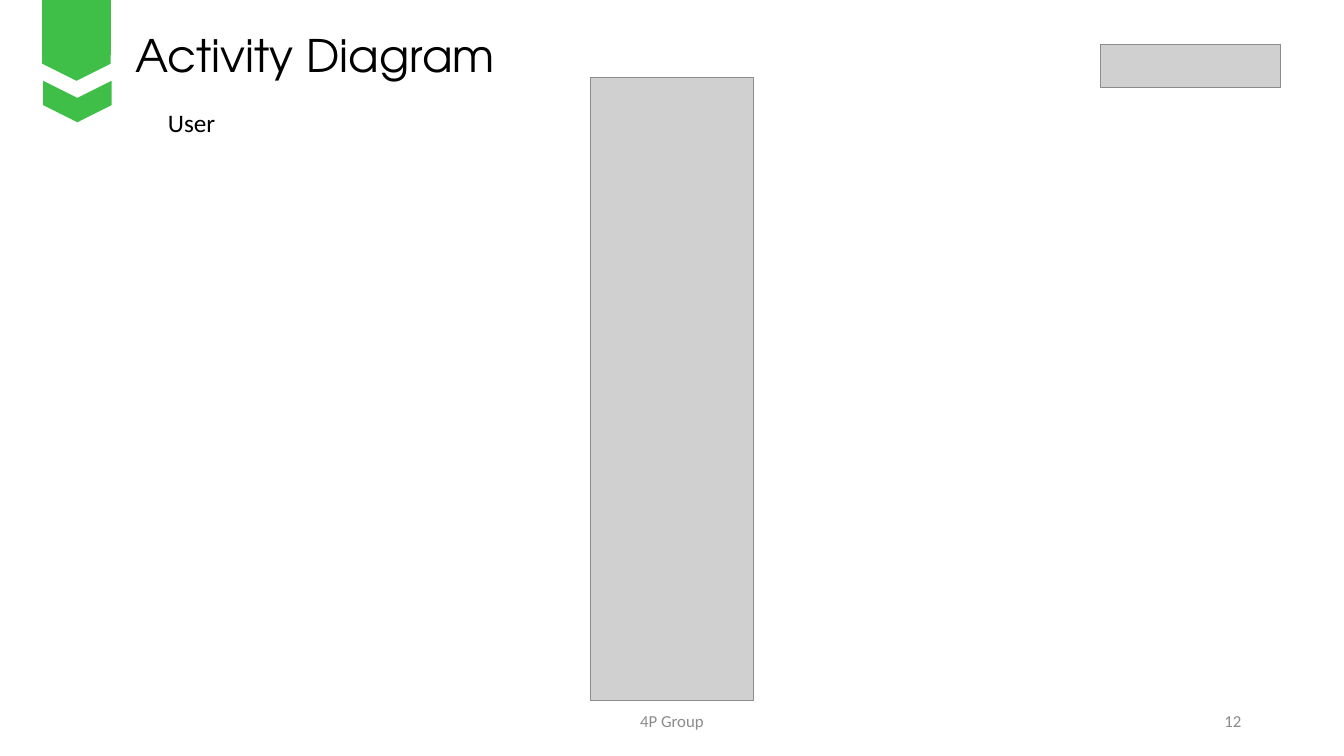
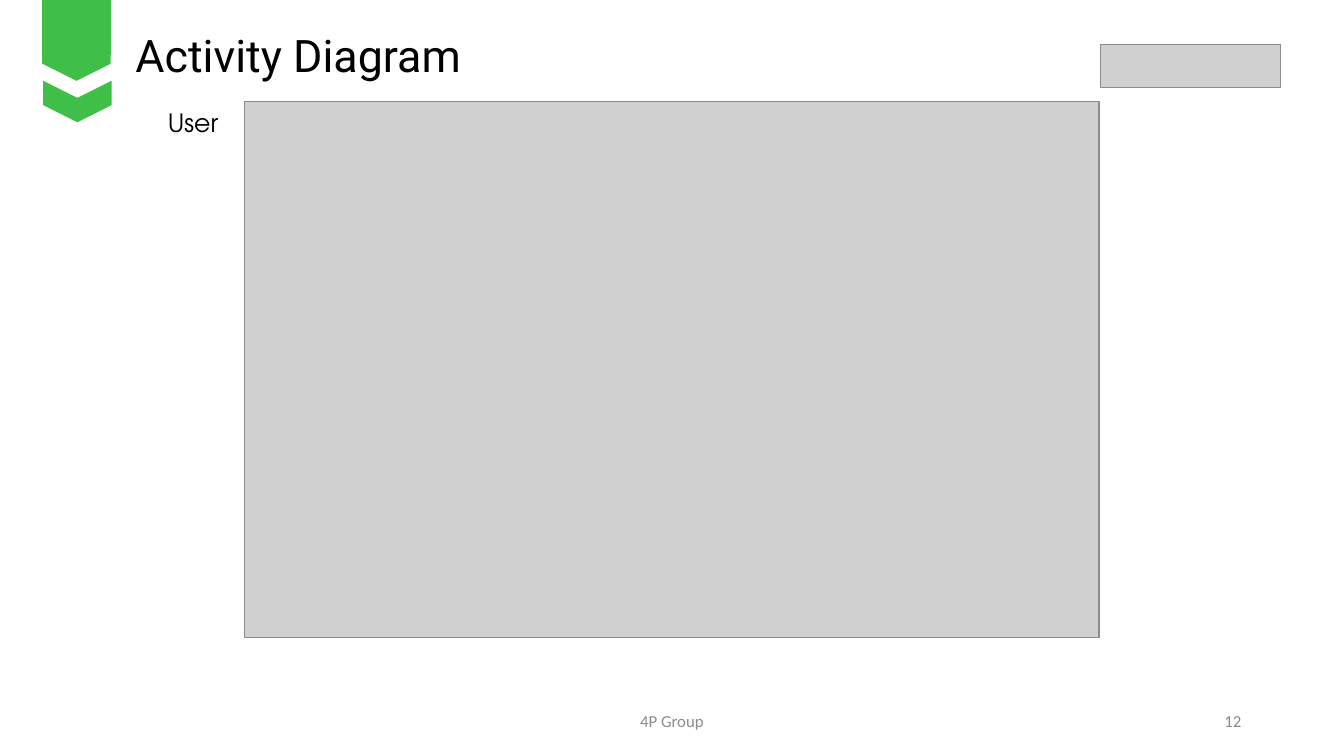
Before and after one commit to nhanntce/Fall_Group01, a slide deck: slide 12 of [Group 01][4P Food][PowerPointSWD].pptx. Drawn at 1344x756 pixels with LibreOffice and Linux fonts; fonts in the diff are those of the drawing; grey boxes stand for pictures. Boxes give left, top, right and bottom in pixels: in the first picture for what was removed or moved away, otherwise in the second. Text is boxed around its words. In the diff, an @@ line names an element or a change of style, - is before the commit and + after.

```diff
--- a/[Group 01][4P Food][PowerPointSWD].pptx
+++ b/[Group 01][4P Food][PowerPointSWD].pptx
@@ text "Activity Diagram" at [135,39,461,82]: font TeX Gyre Adventor to Roboto @@
@@ picture removed at [590,78,754,701] @@
@@ text "User" at [168,113,218,133]: font Calibri to TeX Gyre Adventor @@
@@ picture added at [245,102,1099,638] @@
```
Also in this commit, not shown: 12 other slides changed, 13 other files.
